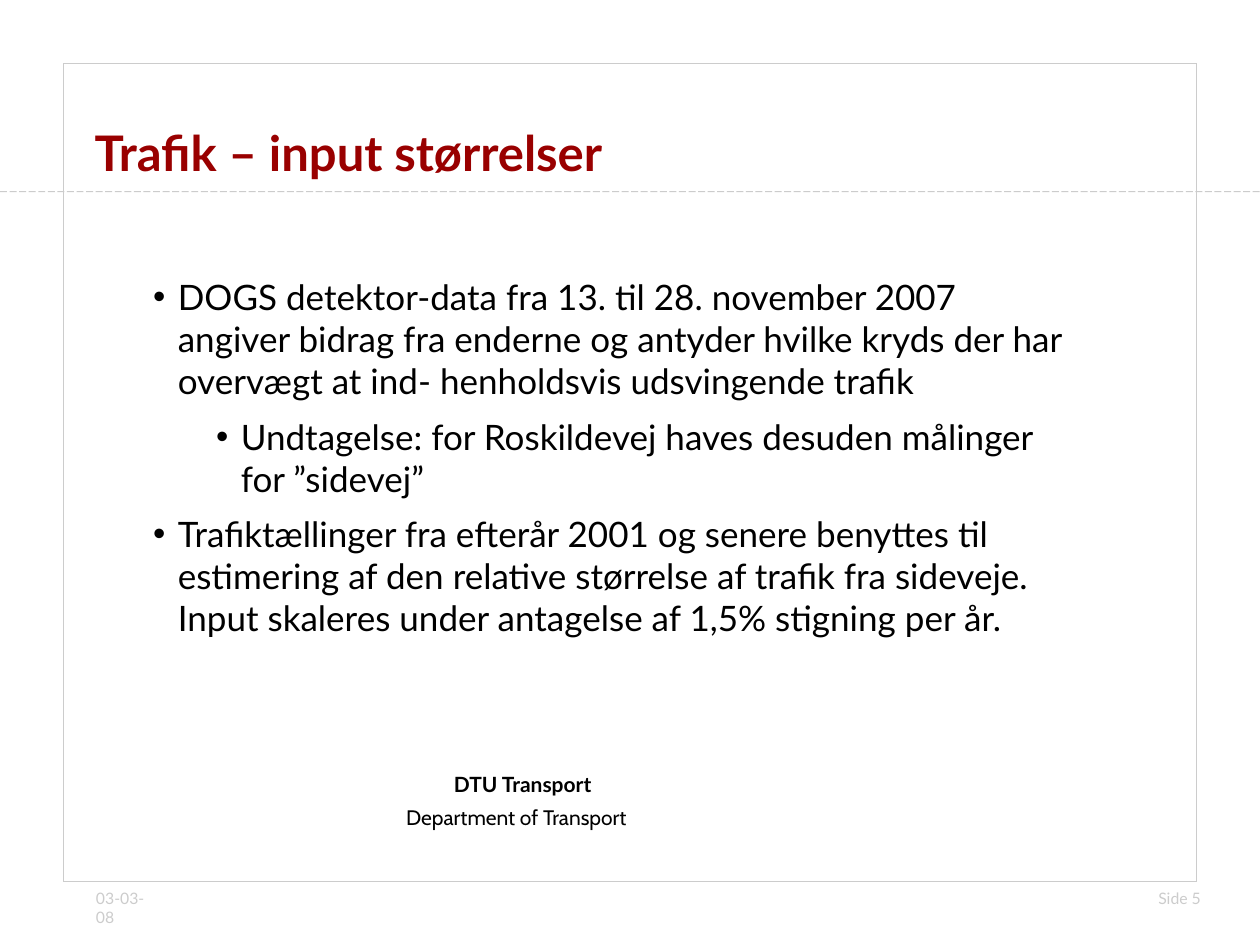
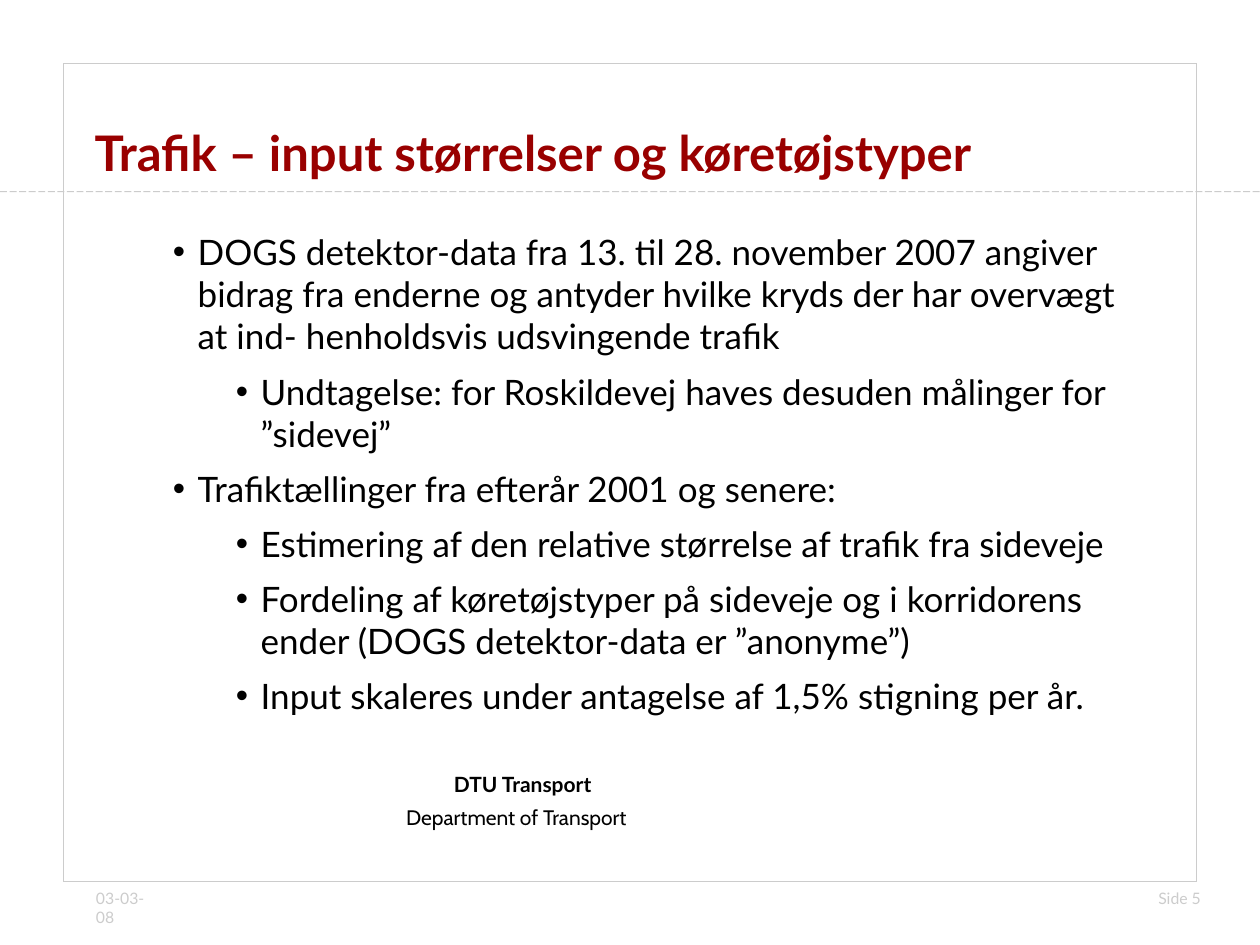
Before and after one commit to jonyonyx/greenwaves, a slide deck: slide 5 of thesis/præsentation_simulering_dogs.odp. Drawn at 1260x945 pixels with LibreOffice and Linux fonts; fonts in the diff are those of the drawing; background and template pictures are left out. Boxes give left, top, right and bottom in pixels: in the first picture for what was removed or moved away, otherwise in the second. Text is boxed around its words. In the diff, an @@ line names an element or a change of style, - is before the commit and + after.

Commit message:
separated bus input from the rest and using traffic counts for input

```diff
--- a/thesis/præsentation_simulering_dogs.odp
+++ b/thesis/præsentation_simulering_dogs.odp
@@ title at box(94, 134, 972, 180): text changed @@
-Trafik – input størrelser
+Trafik – input størrelser og køretøjstyper
@@ subtitle "DOGS detektor-data fra 13. til ...": place and size @@
-subtitle "DOGS detektor-data fra 13. til ..." at box(178, 284, 1063, 638)
+subtitle "DOGS detektor-data fra 13. til ..." at box(198, 239, 1115, 716)
@@ subtitle at box(198, 475, 1103, 716): text changed @@
-• Trafiktællinger fra efterår 2001 og senere benyttes til estimering af den relative størrelse af trafik fra sideveje. Input skaleres under antagelse af 1,5% stigning per år.
+• Trafiktællinger fra efterår 2001 og senere:
+  • Estimering af den relative størrelse af trafik fra sideveje
+  • Fordeling af køretøjstyper på sideveje og i korridorens ender (DOGS detektor-data er ”anonyme”)
+  • Input skaleres under antagelse af 1,5% stigning per år.
```
Also in this commit, not shown: 6 other files.
